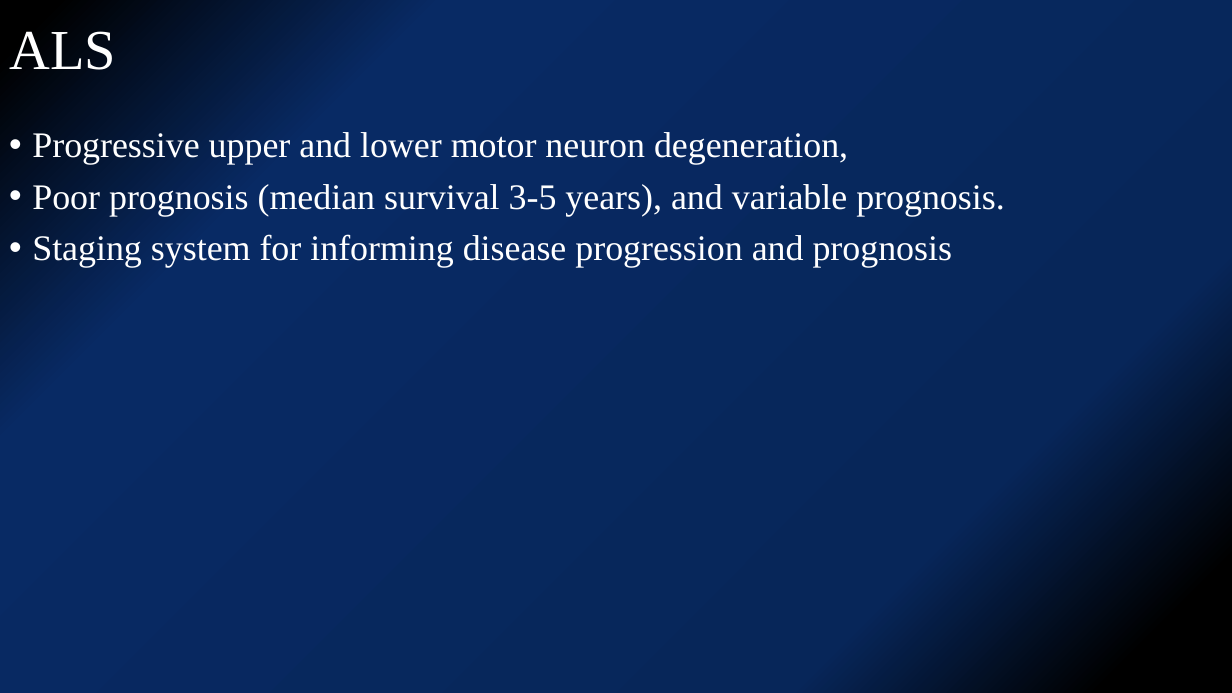
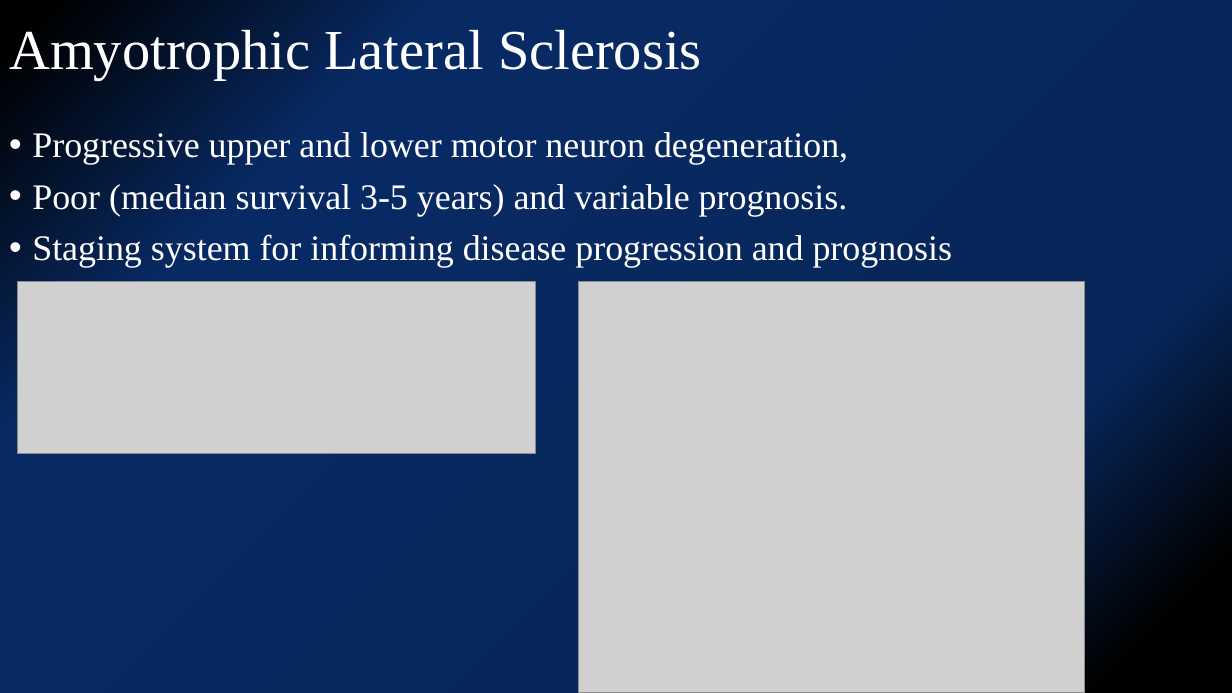
Before and after one commit to kjfdf/lecture, a slide deck: slide 4 of SNUH 심포지엄-유일한.pptx. Drawn at 1232x693 pixels with LibreOffice and Linux fonts; fonts in the diff are those of the drawing; grey boxes stand for pictures. Boxes give left, top, right and bottom in pixels: in the first picture for what was removed or moved away, otherwise in the second. Text is boxed around its words. In the diff, an @@ line names an element or a change of style, - is before the commit and + after.

```diff
--- a/SNUH 심포지엄-유일한.pptx
+++ b/SNUH 심포지엄-유일한.pptx
@@ title at <box>9,25,702,80</box>: text changed @@
-ALS
+Amyotrophic Lateral Sclerosis
@@ text at <box>32,184,848,216</box>: text changed @@
-• Poor prognosis (median survival 3-5 years), and variable prognosis.
+• Poor (median survival 3-5 years) and variable prognosis.
@@ picture added at <box>18,282,535,453</box> @@
@@ picture added at <box>579,282,1086,693</box> @@
```
Also in this commit, not shown: 8 other slides changed, 3 slides added, 4 slides removed, 1 other file.
